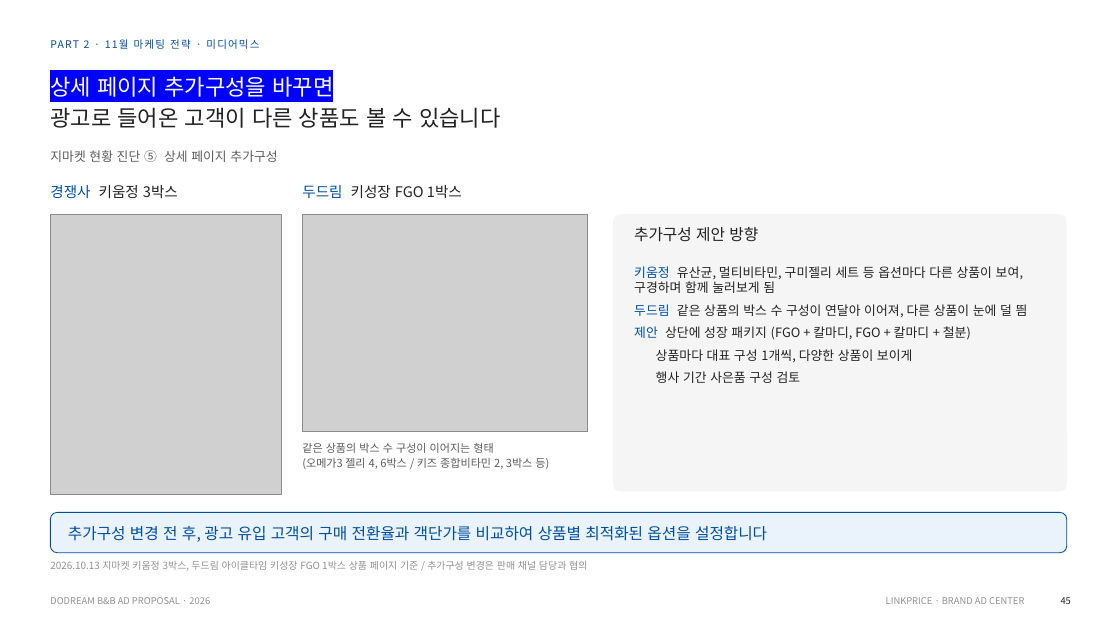
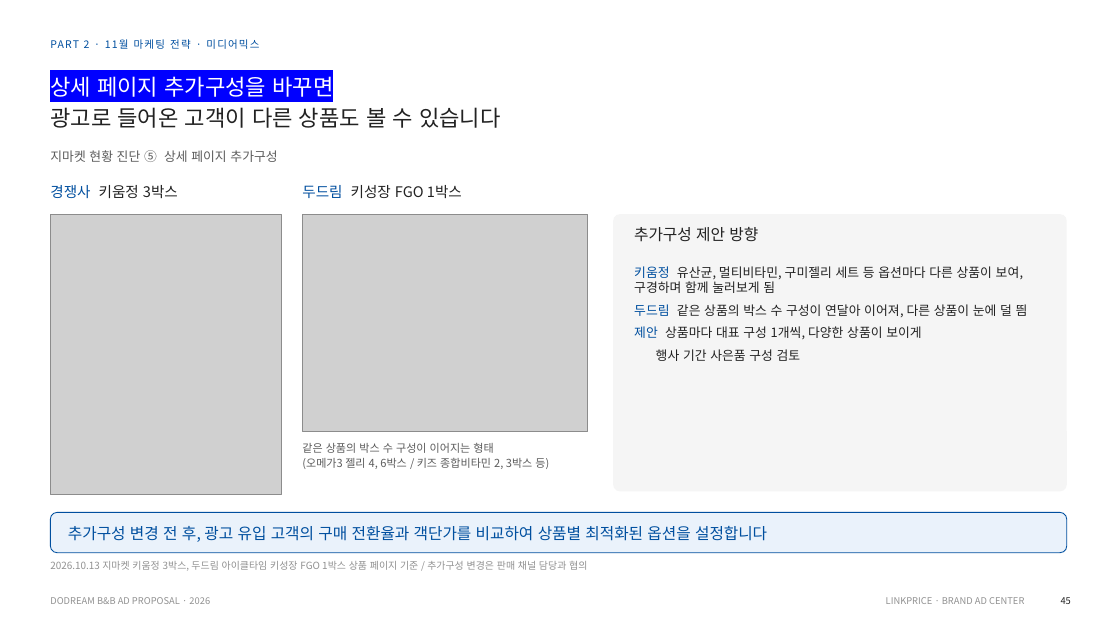
Before and after one commit to sonnet24/mypage, a slide deck: slide 12 of 쿠팡_오픈마켓_11월_261013_취합본.pptx. Drawn at 1120x630 pixels with LibreOffice and Linux fonts; fonts in the diff are those of the drawing; grey boxes stand for pictures. Boxes give left, top, right and bottom in pixels: in the first picture for what was removed or moved away, otherwise in the second. Text is boxed around its words. In the diff, an @@ line names an element or a change of style, - is before the commit and + after.

```diff
--- a/쿠팡_오픈마켓_11월_261013_취합본.pptx
+++ b/쿠팡_오픈마켓_11월_261013_취합본.pptx
@@ text at (634, 326, 921, 339): text changed @@
-제안 상단에 성장 패키지 (FGO + 칼마디, FGO + 칼마디 + 철분)
-상품마다 대표 구성 1개씩, 다양한 상품이 보이게
+제안 상품마다 대표 구성 1개씩, 다양한 상품이 보이게
```
